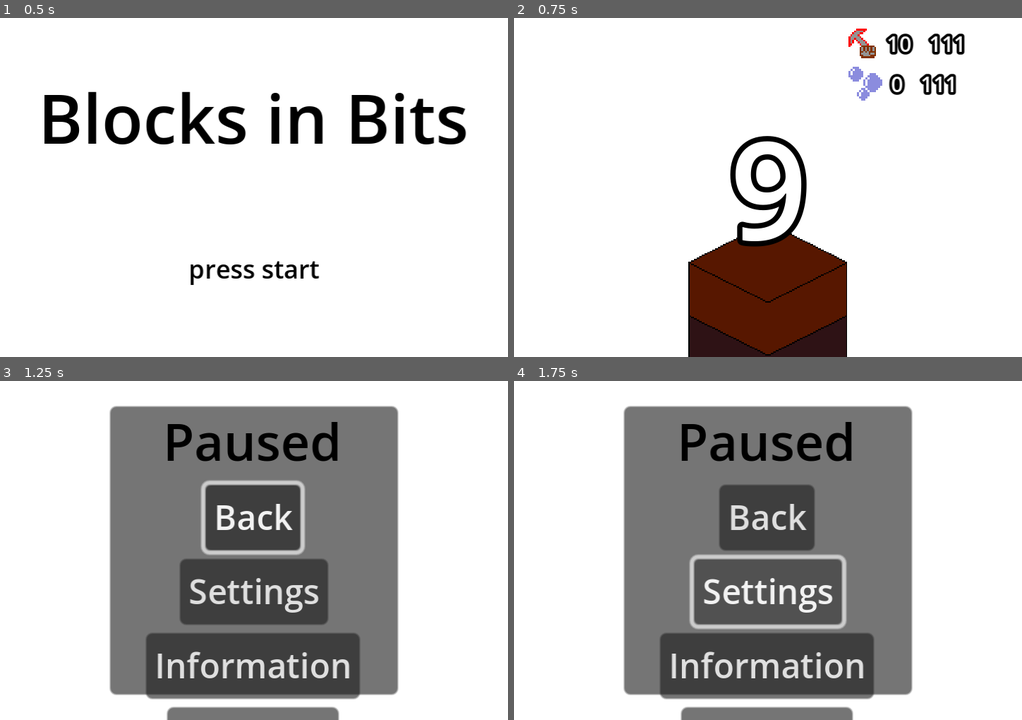
Above: before the commit, frames 1-4 (two rows, left to right).
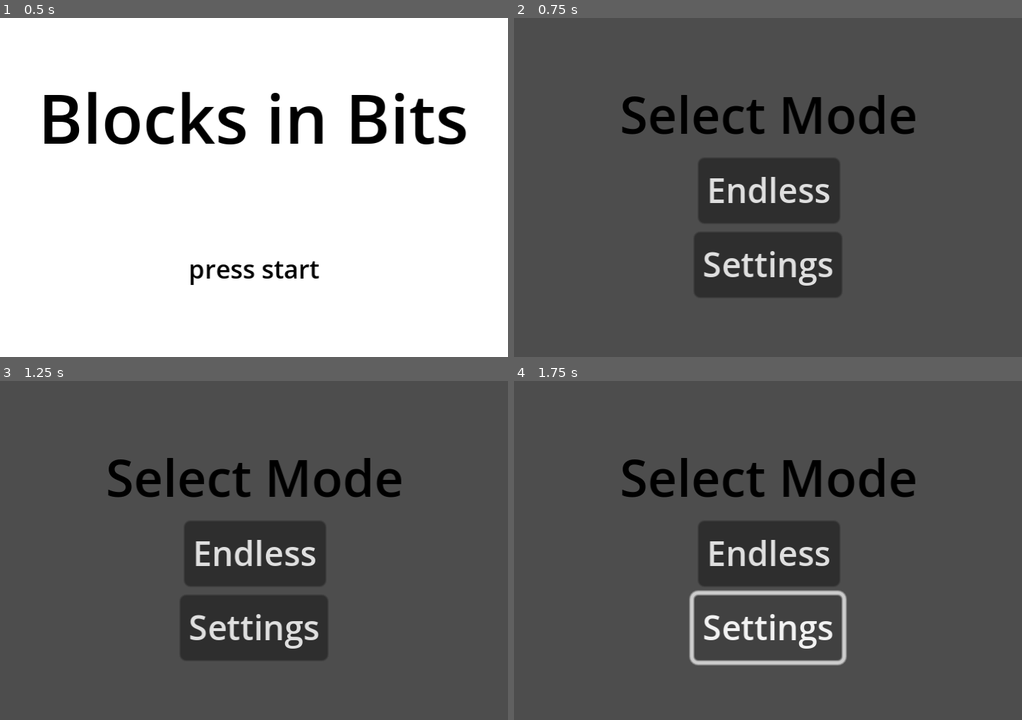
Above: after the commit, the same moments.

Repository: tfcb93/block-in-bits
Game: Godot game, scene res://Scenes/game.tscn
Same seed, same stepped clock (60 frames per second), same inputs: the game is played once before the commit and once after it.
Inputs (mouse positions are in pixels of both pictures, inside the frame that each line leads up to):
- Up to frame 1 (0.5 s): no input
- Up to frame 2 (0.75 s): tap Enter (start) at 0.5 s; move the mouse to (879, 170) at 0.52 s; hold Z (action) from 0.53 s (still down); click (879, 170) at 0.67 s
- Up to frame 3 (1.25 s): keep holding Z (action); tap Enter (start) at 0.8 s
- Up to frame 4 (1.75 s): release Z (action) at 1.25 s; click "Settings" at 1.25 s

Frame 1 is identical in both runs. In frame 2, 100% of the frame differs, in the area x 0-100%, y 0-100%; in frame 3, 86%; in frame 4, 89%.

Commit message:
Creates select mode screen

Diff:
--- a/Scenes/game.tscn
+++ b/Scenes/game.tscn
@@ -1,8 +1,9 @@
-[gd_scene load_steps=4 format=3 uid="uid://drarqqw6keabg"]
+[gd_scene load_steps=5 format=3 uid="uid://drarqqw6keabg"]
 
 [ext_resource type="Script" path="res://Scripts/game.gd" id="1_25r8w"]
 [ext_resource type="PackedScene" uid="uid://ofnaphcqerff" path="res://Scenes/start_screen.tscn" id="2_3tcmf"]
 [ext_resource type="PackedScene" uid="uid://dveothv1myxly" path="res://Scenes/pause_screen.tscn" id="3_0fafb"]
+[ext_resource type="PackedScene" uid="uid://gttnpa80nl25" path="res://Scenes/mode_selection.tscn" id="3_crkq4"]
 
 [node name="game" type="Node2D"]
 script = ExtResource("1_25r8w")
@@ -10,4 +11,6 @@
 [node name="start screen" parent="." instance=ExtResource("2_3tcmf")]
 process_mode = 3
 
+[node name="Mode Selection" parent="." instance=ExtResource("3_crkq4")]
+
 [node name="pause screen" parent="." instance=ExtResource("3_0fafb")]
--- /dev/null
+++ b/Scenes/mode_selection.tscn
@@ -0,0 +1,48 @@
+[gd_scene load_steps=3 format=3 uid="uid://gttnpa80nl25"]
+
+[ext_resource type="LabelSettings" uid="uid://clji31jb7p4ew" path="res://Resources/big_text_label.tres" id="1_yiwk8"]
+[ext_resource type="Script" path="res://Scripts/mode_selection.gd" id="1_yr5b7"]
+
+[node name="Mode Selection" type="Node2D"]
+script = ExtResource("1_yr5b7")
+
+[node name="interface" type="CanvasLayer" parent="."]
+unique_name_in_owner = true
+
+[node name="VBoxContainer" type="VBoxContainer" parent="interface"]
+anchors_preset = 8
+anchor_left = 0.5
+anchor_top = 0.5
+anchor_right = 0.5
+anchor_bottom = 0.5
+offset_left = -70.5
+offset_top = -21.0
+offset_right = 70.5
+offset_bottom = 21.0
+grow_horizontal = 2
+grow_vertical = 2
+
+[node name="Label" type="Label" parent="interface/VBoxContainer"]
+layout_mode = 2
+text = "Select Mode"
+label_settings = ExtResource("1_yiwk8")
+horizontal_alignment = 1
+
+[node name="modes" type="HBoxContainer" parent="interface/VBoxContainer"]
+layout_mode = 2
+alignment = 1
+
+[node name="btn_endless" type="Button" parent="interface/VBoxContainer/modes"]
+layout_mode = 2
+text = "Endless"
+
+[node name="options" type="HBoxContainer" parent="interface/VBoxContainer"]
+layout_mode = 2
+alignment = 1
+
+[node name="btn_settings" type="Button" parent="interface/VBoxContainer/options"]
+layout_mode = 2
+text = "Settings"
+
+[connection signal="pressed" from="interface/VBoxContainer/modes/btn_endless" to="." method="_on_btn_endless_pressed"]
+[connection signal="pressed" from="interface/VBoxContainer/options/btn_settings" to="." method="_on_btn_settings_pressed"]
--- a/Scripts/events.gd
+++ b/Scripts/events.gd
@@ -26,8 +26,13 @@
 # =====
 
 signal close_start_screen();
+signal open_select_mode();
+signal close_select_mode();
 signal pause_game();
 signal unpause_game();
+
+signal start_game();
+signal stop_game();
 
 signal generate_pile();
 signal hit_block(tool_resistance: int);
--- a/Scripts/game.gd
+++ b/Scripts/game.gd
@@ -7,35 +7,43 @@
 # Called when the node enters the scene tree for the first time.
 func _ready() -> void:
 	Events.connect("unpause_game", _on_unpause_game);
+	Events.connect("close_select_mode", _on_close_select_mode);
+	Events.connect("start_game", _on_start_game);
 
 func _unhandled_input(event: InputEvent) -> void:
 	if (event.is_action_pressed("action")):
 		match Globals.game_state:
 			Globals.GAME_STATES.START_SCREEN:
-				start_game();
+				select_game_mode();
 			Globals.GAME_STATES.IN_GAME:
 				print("ignore value here");
 	elif (event.is_action_pressed("start")):
 		match Globals.game_state:
 			Globals.GAME_STATES.START_SCREEN:
-				start_game();
+				# start_game();
+				select_game_mode();
 			Globals.GAME_STATES.IN_GAME:
 				pause_game();
 			Globals.GAME_STATES.PAUSED:
 				print("ignore this paused value");
 
-func start_game() -> void:
-	print("game start");
+func select_game_mode() -> void:
 	Events.emit_signal("close_start_screen");
-	generated_level = level_instance.instantiate();
-	add_child(generated_level);
-	Globals.game_state = Globals.GAME_STATES.IN_GAME;
+	Events.emit_signal("open_select_mode");
 
 func pause_game() -> void:
 	get_tree().paused = true;
 	Globals.game_state = Globals.GAME_STATES.PAUSED;
 	Events.emit_signal("pause_game");
 
+func _on_start_game() -> void:
+	generated_level = level_instance.instantiate();
+	add_child(generated_level);
+	Globals.game_state = Globals.GAME_STATES.IN_GAME;
+
+func _on_close_select_mode() -> void:
+	pass;
+
 func _on_unpause_game() -> void:
 	get_tree().paused = false;
 	Globals.game_state = Globals.GAME_STATES.IN_GAME;
--- /dev/null
+++ b/Scripts/mode_selection.gd
@@ -0,0 +1,23 @@
+extends Node2D;
+
+
+func _ready() -> void:
+	Events.connect("open_select_mode", _on_open_select_mode);
+
+	%interface.visible = false;
+
+func _on_open_select_mode() -> void:
+	%interface.visible = true;
+
+
+func _on_close_select_mode() -> void:
+	%interface.visible = false;
+	Events.emit_signal("close_select_mode");
+
+func _on_btn_endless_pressed() -> void:
+	_on_close_select_mode();
+	Events.emit_signal("start_game");
+
+
+func _on_btn_settings_pressed() -> void:
+	pass # Replace with function body.
Binary file changed: Resources/design.aseprite
